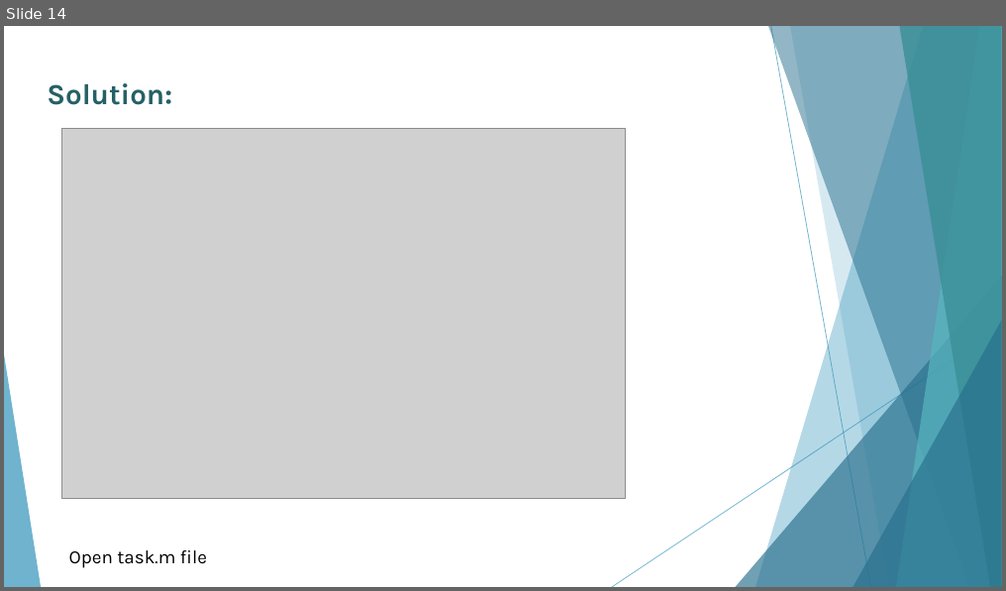
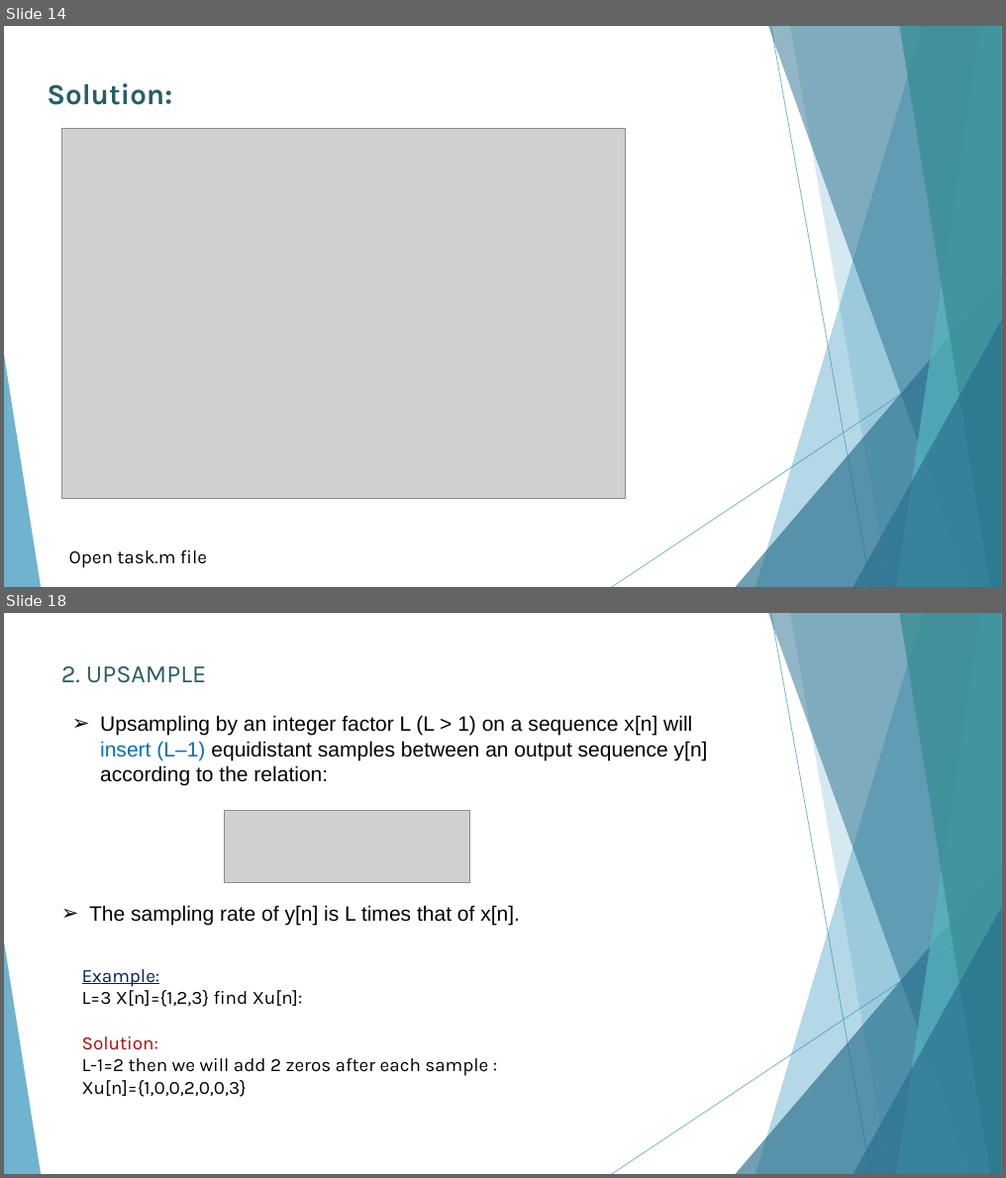
Before and after one commit to AhMjOU/DSP2, a slide deck: lec2.pptx. Shown one above the other, each under a label of ours: slide 14 before the commit, slides 14 and 18 after it; the slides between them are not shown. The pictures are 1006x591 and 1006x1178 pixels, drawn with LibreOffice and Linux fonts; fonts in the diff are those of the drawing; grey boxes stand for pictures. Boxes give left, top, right and bottom in pixels: in the first picture for what was removed or moved away, otherwise in the second. Text is boxed around its words. In the diff, an @@ line names an element or a change of style, - is before the commit and + after.

```diff
--- a/lec2.pptx
+++ b/lec2.pptx
@@ slide 18 added at box(4, 613, 1002, 1174), background #FFFFFF; not listed: 10 template elements that a slide beside it also shows @@
@@ text added at box(61, 666, 206, 683), 24 pt, text #266066 @@
+2. UPSAMPLE
@@ text added at box(100, 715, 708, 785), 20 pt, text #000000 @@
+➢ Upsampling by an integer factor L (L > 1) on a sequence x[n] will insert (L–1) equidistant samples between an output sequence y[n] according to the relation:
@@ picture added at box(224, 811, 469, 882) @@
@@ text added at box(89, 905, 520, 925), 20 pt, text #000000 @@
+➢ The sampling rate of y[n] is L times that of x[n].
@@ text added at box(82, 969, 488, 1097), 18 pt, text #000000 @@
+Example:
+L=3 X[n]={1,2,3} find Xu[n]:
+Solution:
+L-1=2 then we will add 2 zeros after each sample :
+Xu[n]={1,0,0,2,0,0,3}
```
Also in this commit, not shown: 1 slide changed, 12 other slides added, 2 other files.
